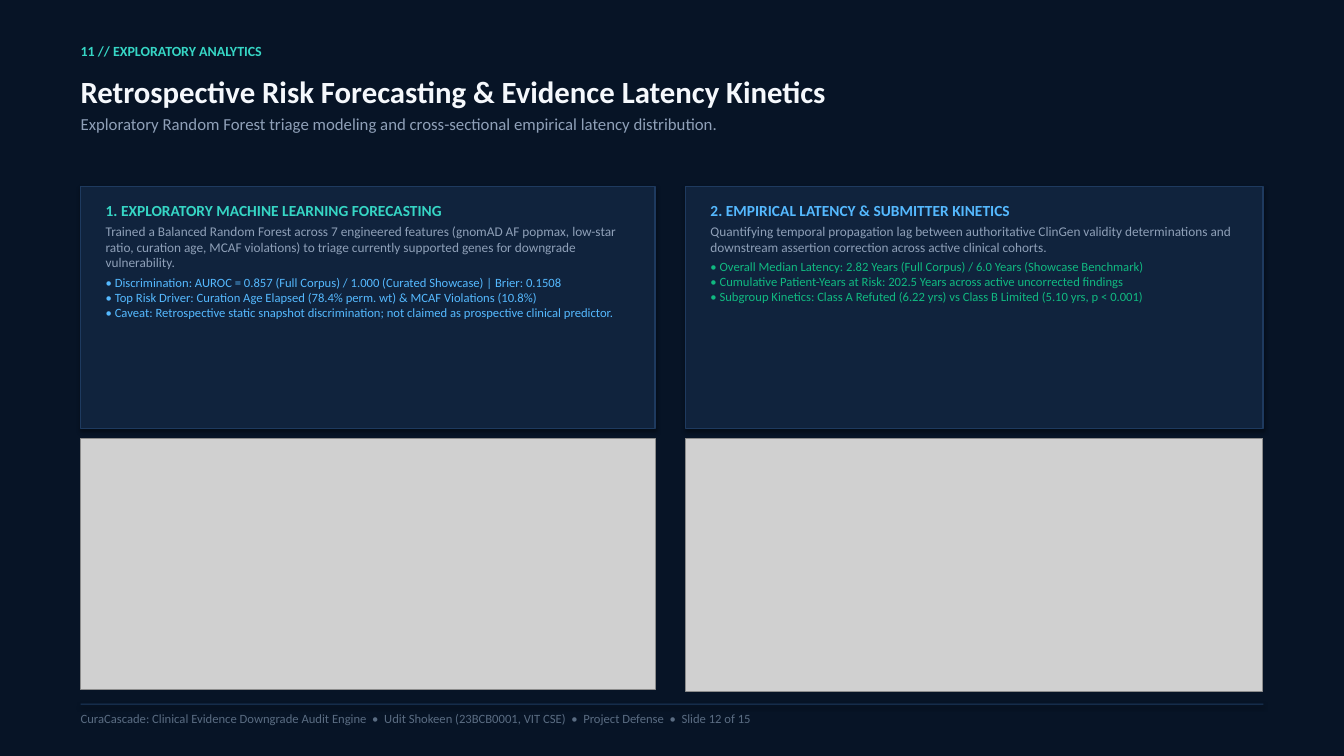
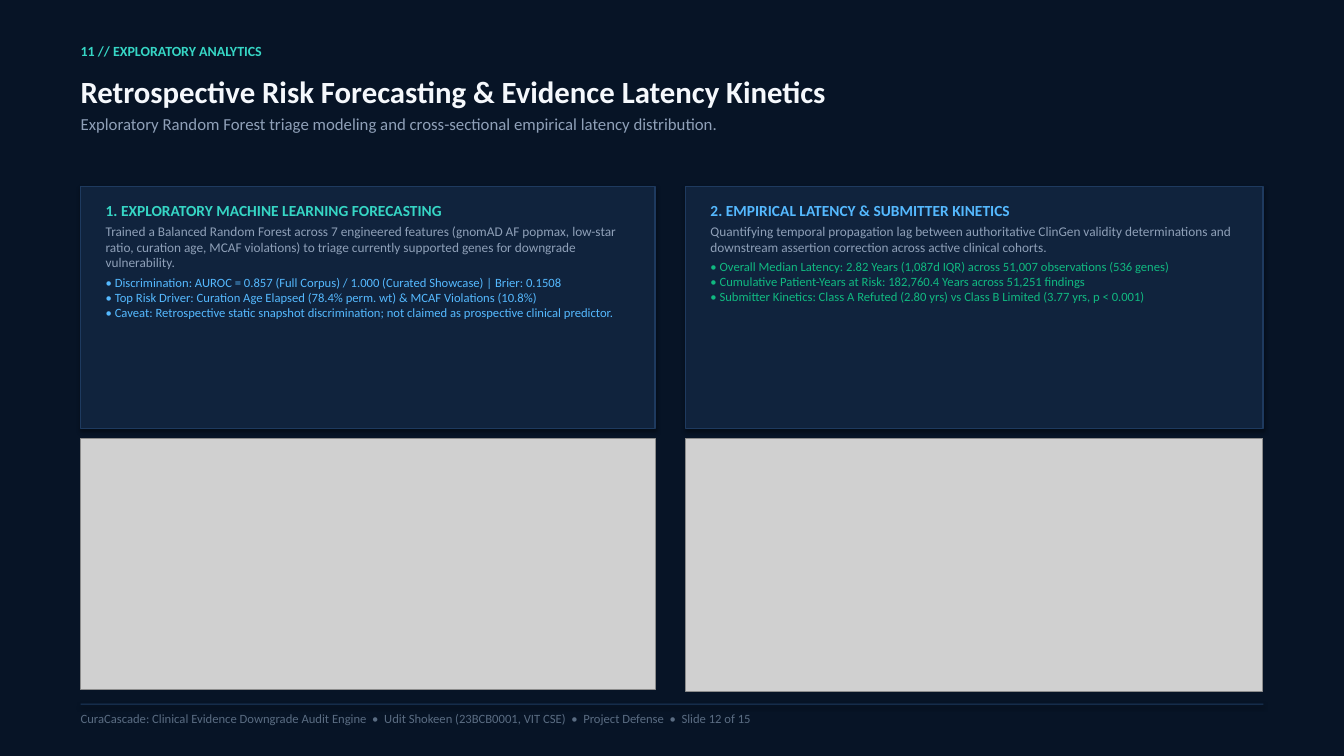
Before and after one commit to uditshokeen14/curacascadeV2, a slide deck: slide 12 of CuraCascade_Presentation_Redesigned.pptx. Drawn at 1344x756 pixels with LibreOffice and Linux fonts; fonts in the diff are those of the drawing; grey boxes stand for pictures. Boxes give left, top, right and bottom in pixels: in the first picture for what was removed or moved away, otherwise in the second. Text is boxed around its words. In the diff, an @@ line names an element or a change of style, - is before the commit and + after.

```diff
--- a/CuraCascade_Presentation_Redesigned.pptx
+++ b/CuraCascade_Presentation_Redesigned.pptx
@@ text at box(720, 262, 1169, 303): text changed @@
-• Overall Median Latency: 2.82 Years (Full Corpus) / 6.0 Years (Showcase Benchmark)
-• Cumulative Patient-Years at Risk: 202.5 Years across active uncorrected findings
-• Subgroup Kinetics: Class A Refuted (6.22 yrs) vs Class B Limited (5.10 yrs, p < 0.001)
+• Overall Median Latency: 2.82 Years (1,087d IQR) across 51,007 observations (536 genes)
+• Cumulative Patient-Years at Risk: 182,760.4 Years across 51,251 findings
+• Submitter Kinetics: Class A Refuted (2.80 yrs) vs Class B Limited (3.77 yrs, p < 0.001)
```
Also in this commit, not shown: 12 other files.
